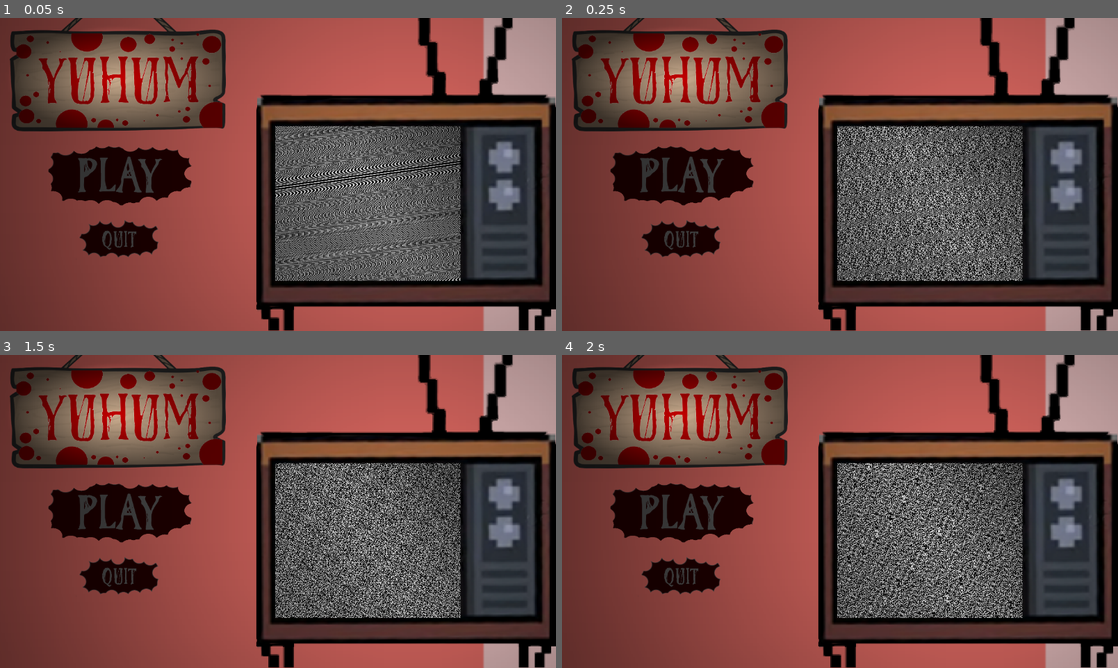
Above: before the commit, frames 1-4 (two rows, left to right).
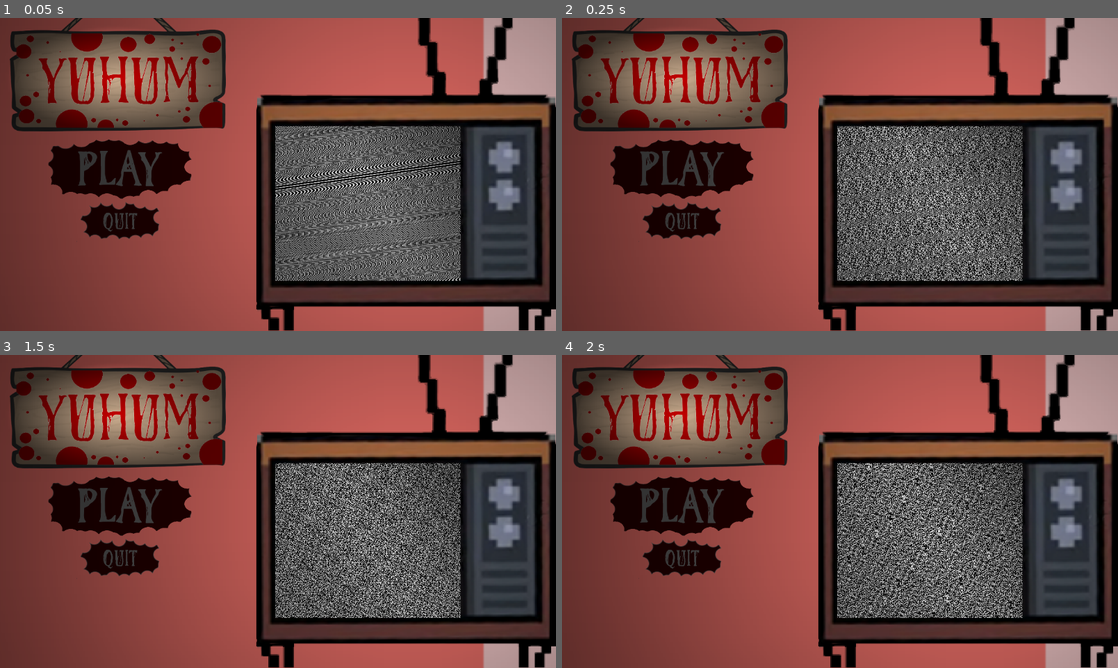
Above: after the commit, the same moments.

Repository: eyyronn/Yuhum
Game: Godot game, scene res://src/Menu/menu.tscn
Same seed, same stepped clock (60 frames per second), same inputs: the game is played once before the commit and once after it.
Inputs (mouse positions are in pixels of both pictures, inside the frame that each line leads up to):
- Up to frame 1 (0.05 s): no input
- Up to frame 2 (0.25 s): no input
- Up to frame 3 (1.5 s): move the mouse to (116, 511) at 0.52 s; click (116, 511) at 0.6 s; click "MENU" at 1.25 s
- Up to frame 4 (2 s): no input

The runs differ from the first frame. In frame 1, 3.5% of the frame differs, in the area x 8-35%, y 38-77%; in frame 2, 3.5%; in frame 3, 3.5%; in frame 4, 3.5%.

Commit message:
Main Menu Button Placement Adjustments

Diff:
--- a/src/Menu/menu.tscn
+++ b/src/Menu/menu.tscn
@@ -55,7 +55,7 @@
 [sub_resource type="CanvasItemMaterial" id="CanvasItemMaterial_anv4c"]
 
 [sub_resource type="RectangleShape2D" id="RectangleShape2D_xaka1"]
-size = Vector2(335.681, 157.308)
+size = Vector2(335.681, 129.654)
 
 [sub_resource type="CanvasItemMaterial" id="CanvasItemMaterial_4hpc5"]
 
@@ -166,7 +166,7 @@
 }
 
 [sub_resource type="RectangleShape2D" id="RectangleShape2D_0rnig"]
-size = Vector2(251, 86)
+size = Vector2(251, 77)
 
 [sub_resource type="Gradient" id="Gradient_hc08n"]
 colors = PackedColorArray(1, 1, 1, 1, 0, 0, 0, 1)
@@ -244,7 +244,7 @@
 material = SubResource("CanvasItemMaterial_anv4c")
 
 [node name="CollisionShape2D" type="CollisionShape2D" parent="Area2D"]
-position = Vector2(247, 325)
+position = Vector2(247, 311.173)
 shape = SubResource("RectangleShape2D_xaka1")
 
 [node name="Sprite2D" type="Sprite2D" parent="Area2D/CollisionShape2D"]
@@ -263,7 +263,7 @@
 [node name="Area2D2" type="Area2D" parent="."]
 
 [node name="CollisionShape2D" type="CollisionShape2D" parent="Area2D2"]
-position = Vector2(246, 458)
+position = Vector2(248, 420.5)
 shape = SubResource("RectangleShape2D_0rnig")
 
 [node name="Sprite2D" type="Sprite2D" parent="Area2D2/CollisionShape2D"]
